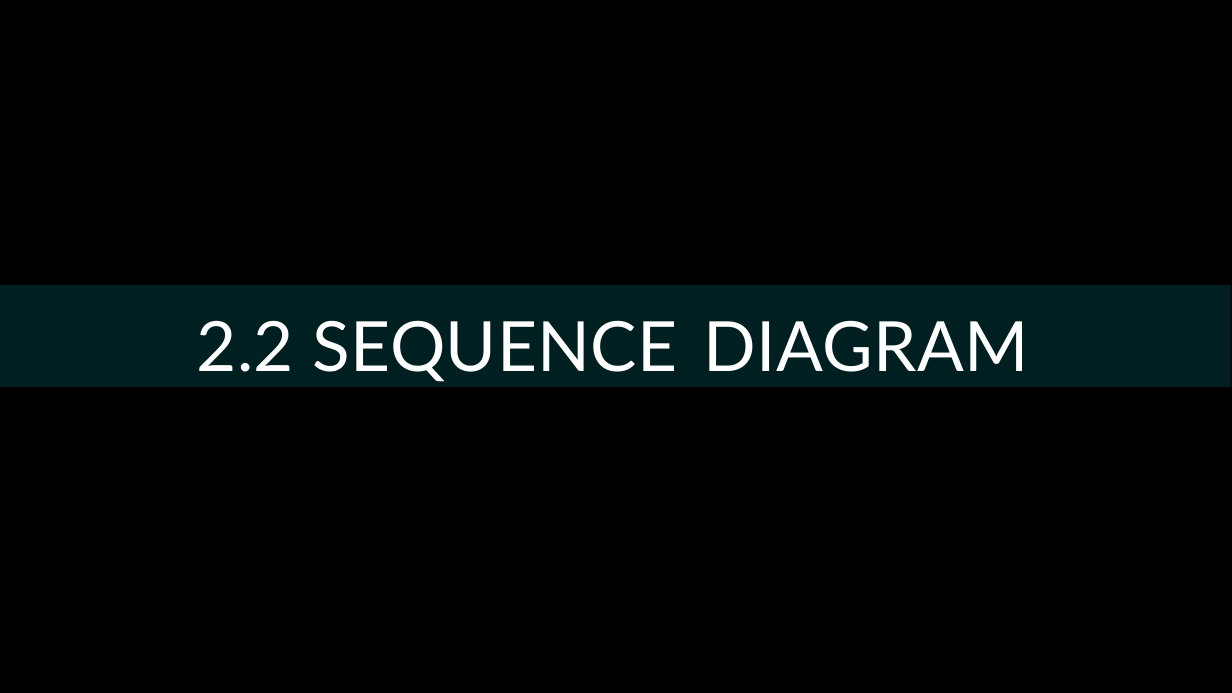
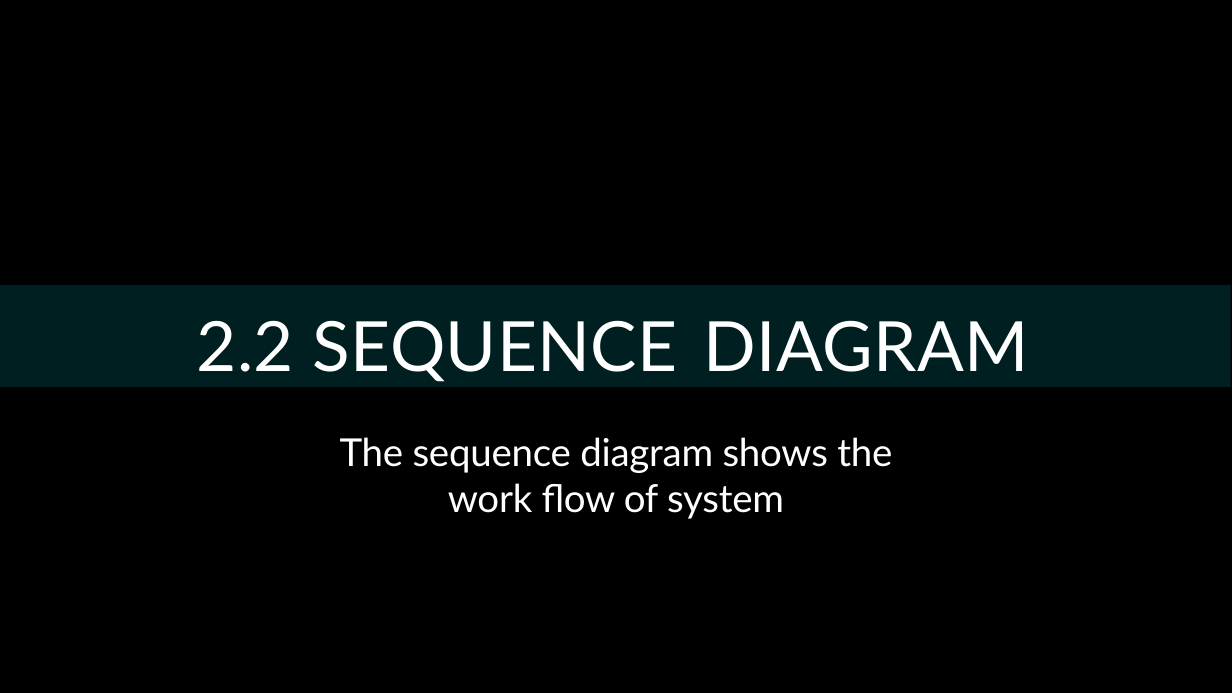
Before and after one commit to NadakuditiTarunBalaji/test-1, a slide deck: slide 11 of REVIEW_2.pptx. Drawn at 1232x693 pixels with LibreOffice and Linux fonts; fonts in the diff are those of the drawing. Boxes give left, top, right and bottom in pixels: in the first picture for what was removed or moved away, otherwise in the second. Text is boxed around its words. In the diff, an @@ line names an element or a change of style, - is before the commit and + after.

Commit message:
ppt was added

```diff
--- a/REVIEW_2.pptx
+++ b/REVIEW_2.pptx
@@ text added at (x1=340, y1=437, x2=892, y2=519), 30 pt, text #FFFFFF @@
+The sequence diagram shows the work flow of system
```
Also in this commit, not shown: 3 other slides changed, 3 slides added, 3 slides removed.
